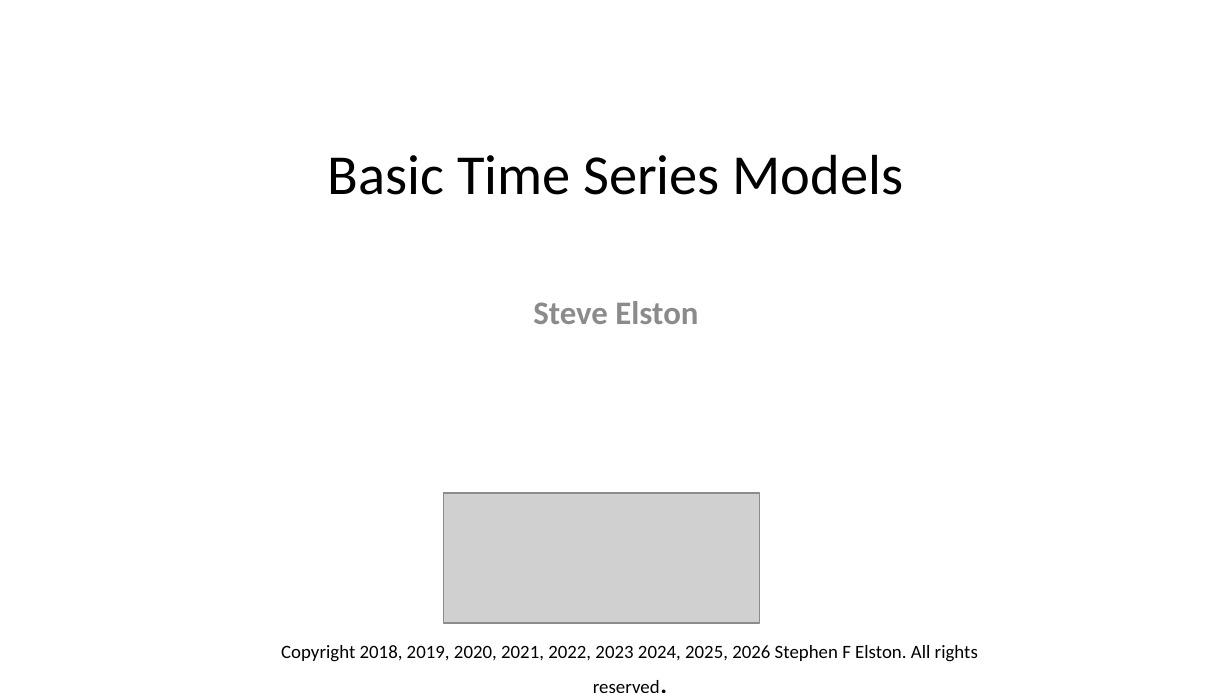
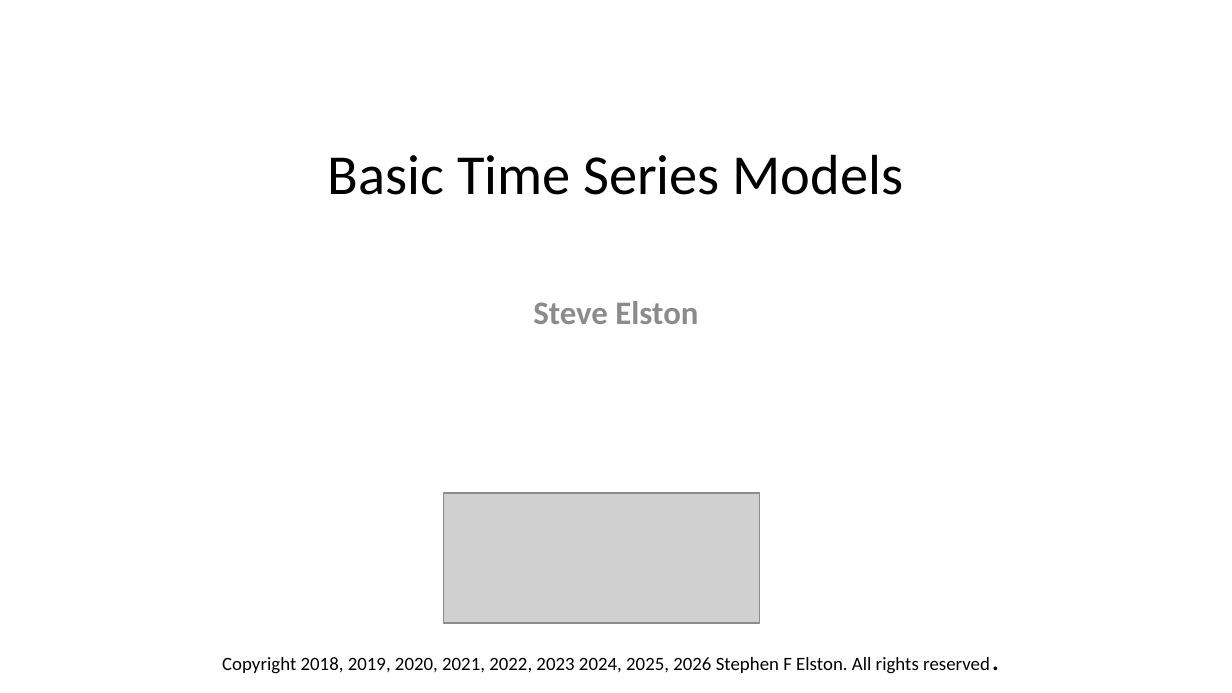
Before and after one commit to StephenElston/CSCI-E-83, a slide deck: slide 1 of LectureSlides/13_BasicTimeSeriesModels.pptx. Drawn at 1232x693 pixels with LibreOffice and Linux fonts; fonts in the diff are those of the drawing; grey boxes stand for pictures. Boxes give left, top, right and bottom in pixels: in the first picture for what was removed or moved away, otherwise in the second. Text is boxed around its words. In the diff, an @@ line names an element or a change of style, - is before the commit and + after.

```diff
--- a/LectureSlides/13_BasicTimeSeriesModels.pptx
+++ b/LectureSlides/13_BasicTimeSeriesModels.pptx
@@ text "Copyright 2018, 2019, 2020, 2021, ..." rewrapped from bbox=[281, 645, 978, 662] to bbox=[222, 657, 990, 674] @@
```
Also in this commit, not shown: 8 other slides changed, 3 slides added, 2 slides removed.
